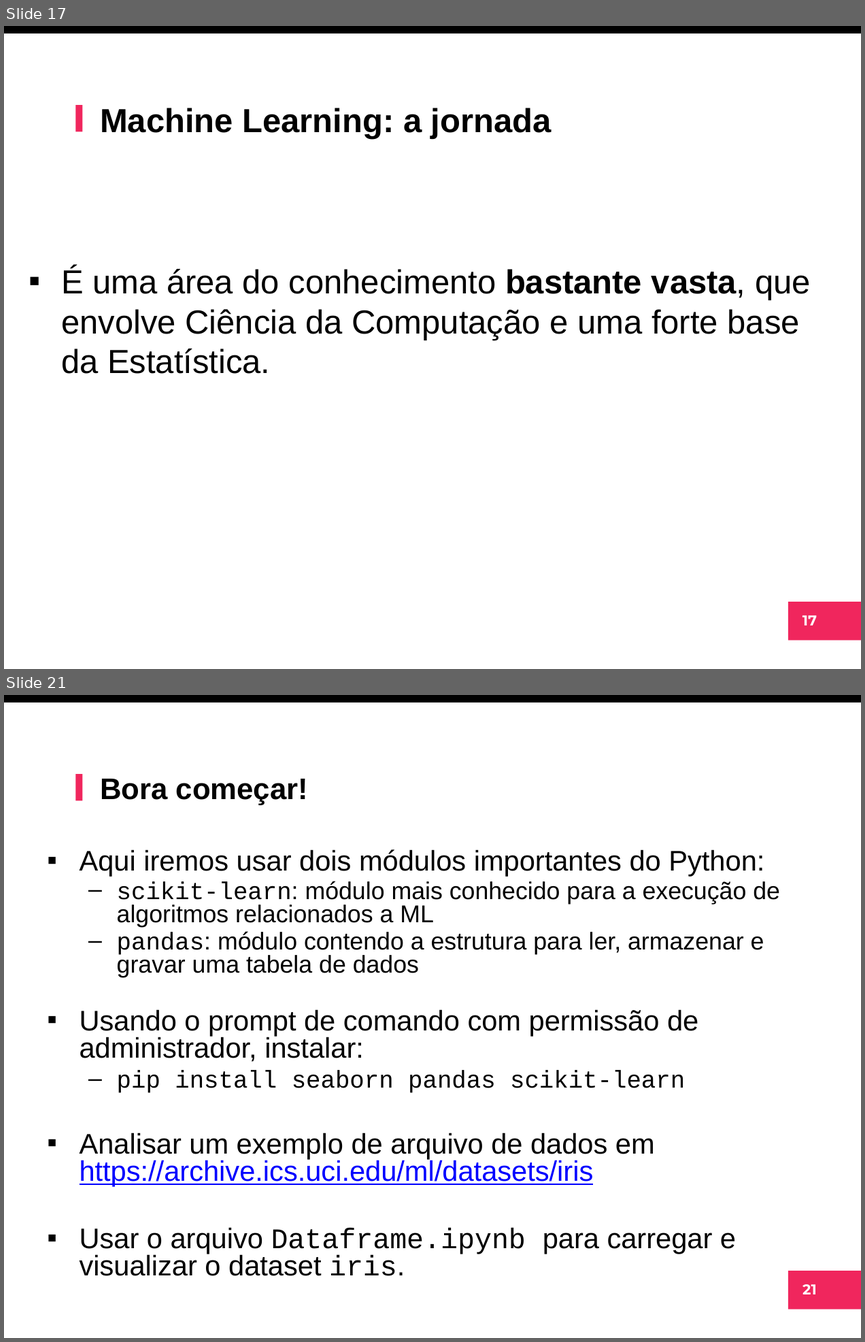
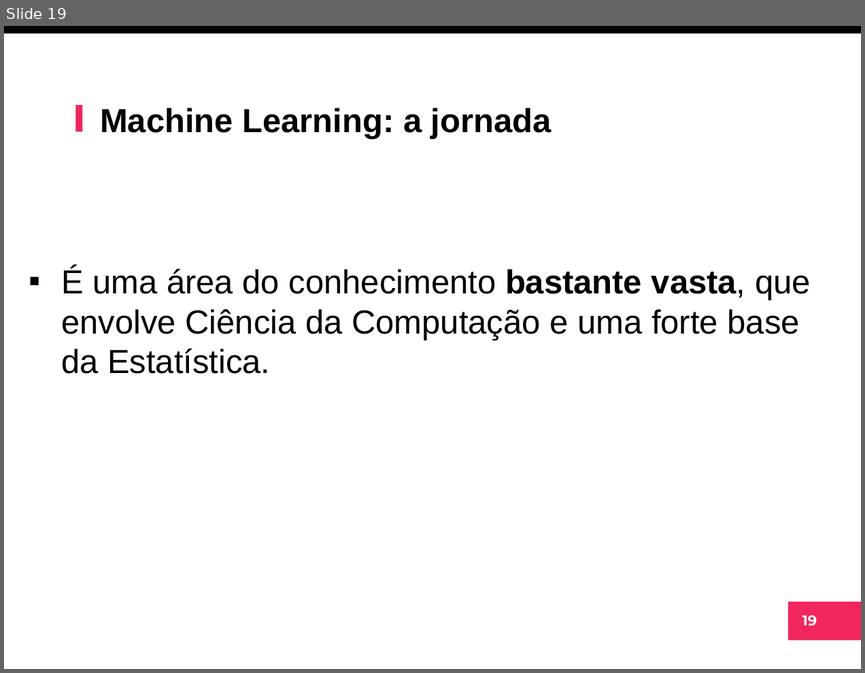
Before and after one commit to arnaldojr/ml, a slide deck: material/aulas/lab01/IntroIA.pptx. Shown one above the other, each under a label of ours: slides 17 and 21 before the commit, slide 19 after it; the slides between them are not shown. The pictures are 865x1342 and 865x673 pixels, drawn with LibreOffice and Linux fonts; fonts in the diff are those of the drawing; background and template pictures are left out. Boxes give left, top, right and bottom in pixels: in the first picture for what was removed or moved away, otherwise in the second. Text is boxed around its words. In the diff, an @@ line names an element or a change of style, - is before the commit and + after.

```diff
--- a/material/aulas/lab01/IntroIA.pptx
+++ b/material/aulas/lab01/IntroIA.pptx
@@ slide 21 removed at (4, 695, 861, 1338), background #FFFFFF; not listed: 4 template elements that a slide beside it also shows @@
@@ title removed at (100, 779, 308, 805) @@
-Bora começar!
@@ text removed at (79, 849, 780, 1276) @@
-▪ Aqui iremos usar dois módulos importantes do Python:
-  – scikit-learn: módulo mais conhecido para a execução de algoritmos relacionados a ML
-  – pandas: módulo contendo a estrutura para ler, armazenar e gravar uma tabela de dados
-▪ Usando o prompt de comando com permissão de administrador, instalar:
-  – pip install seaborn pandas scikit-learn
-▪ Analisar um exemplo de arquivo de dados em https://archive.ics.uci.edu/ml/datasets/iris
-▪ Usar o arquivo Dataframe.ipynb para carregar e visualizar o dataset iris.
@@ what was slide 17 is now slide 19 @@
@@ page number at (802, 615, 817, 626): text changed @@
-17
+19
```
Also in this commit, not shown: 6 slides changed, 8 slides added, 8 other slides removed.
